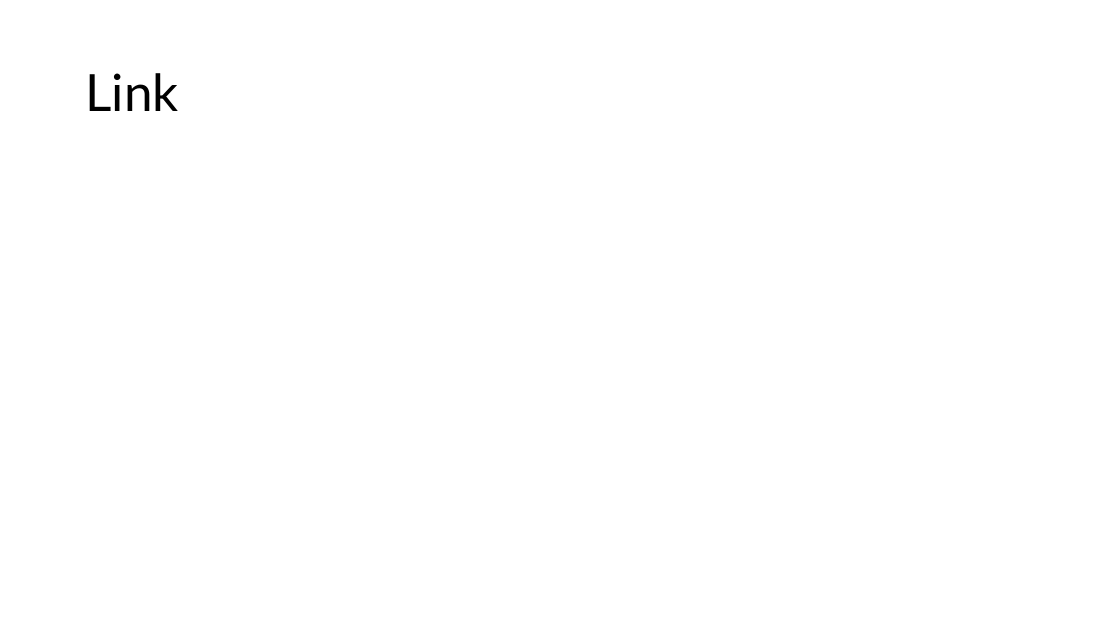
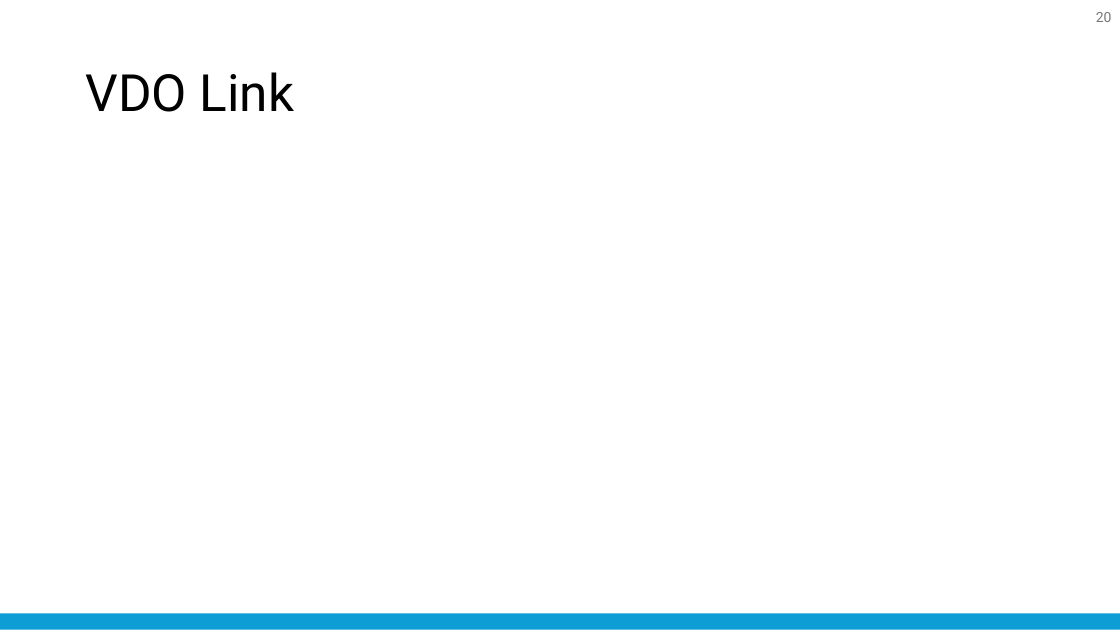
Before and after one commit to nattapong232/DentistBooking, a slide deck: slide 20 of SRS.pptx (slide 10 before the commit). Drawn at 1120x630 pixels with LibreOffice and Linux fonts; fonts in the diff are those of the drawing. Boxes give left, top, right and bottom in pixels: in the first picture for what was removed or moved away, otherwise in the second. Text is boxed around its words. In the diff, an @@ line names an element or a change of style, - is before the commit and + after.

```diff
--- a/SRS.pptx
+++ b/SRS.pptx
@@ page number added at [1096,12,1112,22], 12 pt, text #797979 @@
+20
@@ title at [85,72,294,112]: text changed; font Lato to Roboto @@
-Link
+VDO Link
@@ rounded rectangle added at [0,613,1120,629], fill #0E9ED5 @@
```
Also in this commit, not shown: 6 other slides changed, 13 slides added, 3 slides removed, 12 other files.
